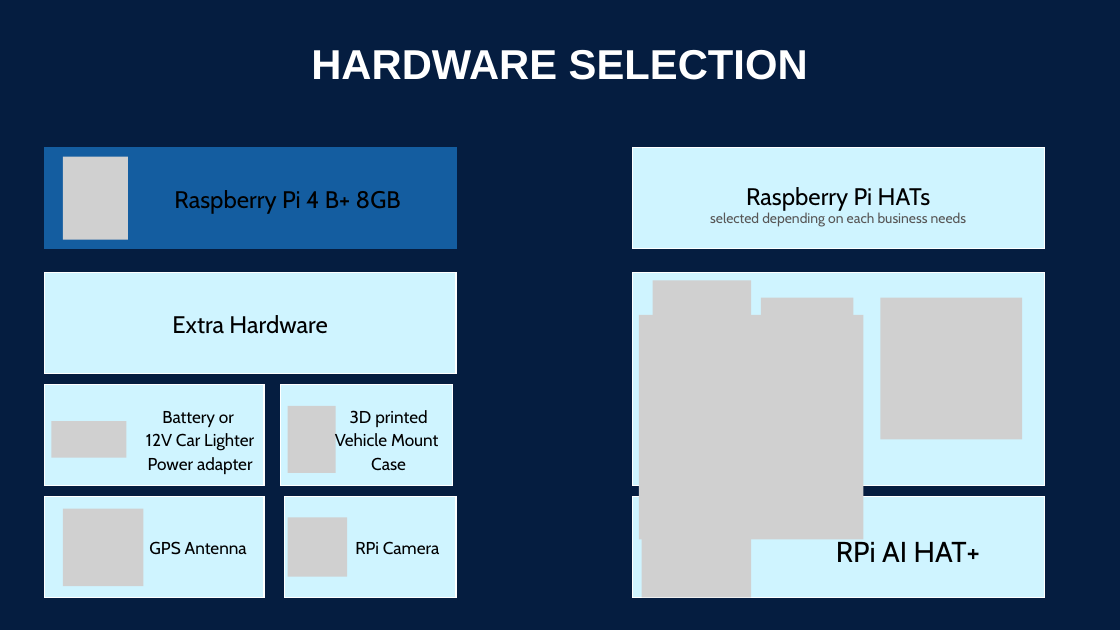
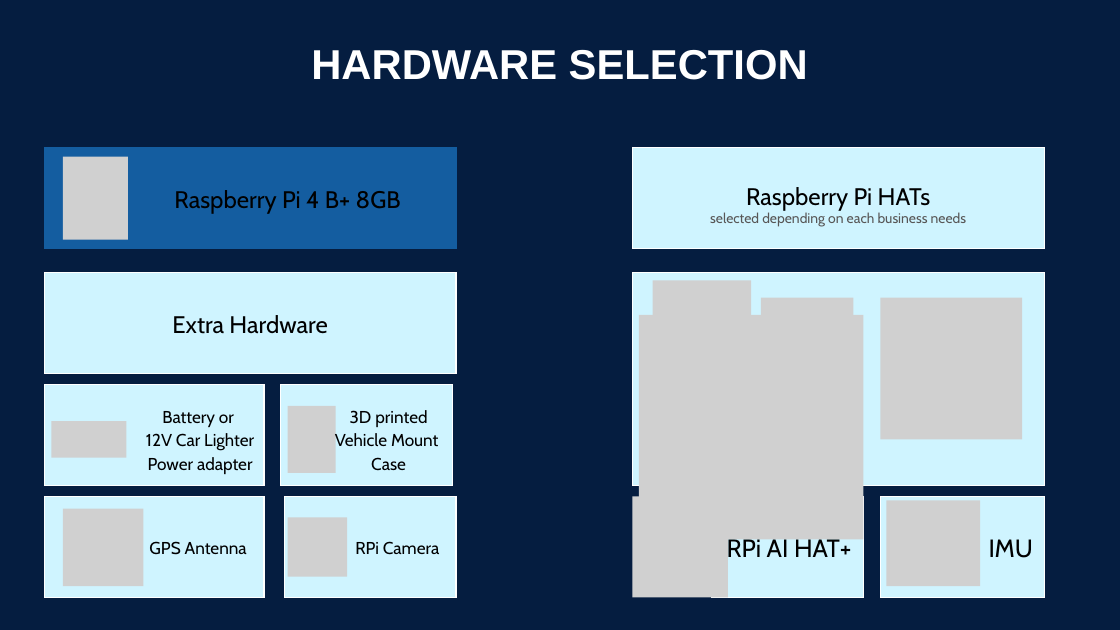
Before and after one commit to gdstergiopoulos/AutoSenseAnalytics, a slide deck: slide 7 of Pitch/AutoSenseAnalytics_pitch.pptx (slide 6 before the commit). Drawn at 1120x630 pixels with LibreOffice and Linux fonts; fonts in the diff are those of the drawing; grey boxes stand for pictures. Boxes give left, top, right and bottom in pixels: in the first picture for what was removed or moved away, otherwise in the second. Text is boxed around its words. In the diff, an @@ line names an element or a change of style, - is before the commit and + after.

```diff
--- a/Pitch/AutoSenseAnalytics_pitch.pptx
+++ b/Pitch/AutoSenseAnalytics_pitch.pptx
@@ picture: place and size @@
-picture at bbox=[642, 497, 751, 598]
+picture at bbox=[632, 497, 728, 598]
@@ freeform shape: place and size @@
-freeform shape at bbox=[632, 497, 1044, 598]
+freeform shape at bbox=[712, 497, 864, 598]
@@ freeform shape added at bbox=[880, 497, 1044, 598], fill #CFF4FF, outline #FFFFFF 1.5 pt @@
@@ picture added at bbox=[886, 501, 981, 586] @@
@@ text "RPi AI HAT+": place and size @@
-text "RPi AI HAT+" at bbox=[836, 538, 980, 562]
+text "RPi AI HAT+" at bbox=[727, 537, 851, 563]
@@ text "RPi AI HAT+" at bbox=[727, 537, 851, 563]: size 37 to 32.1 pt; line spacing 51.1pt to 44.2pt @@
@@ text added at bbox=[989, 539, 1033, 558], 32.1 pt, text #000000 @@
+IMU
```
Also in this commit, not shown: 4 other slides changed, 2 slides added, 1 slide removed, 2 other files.
